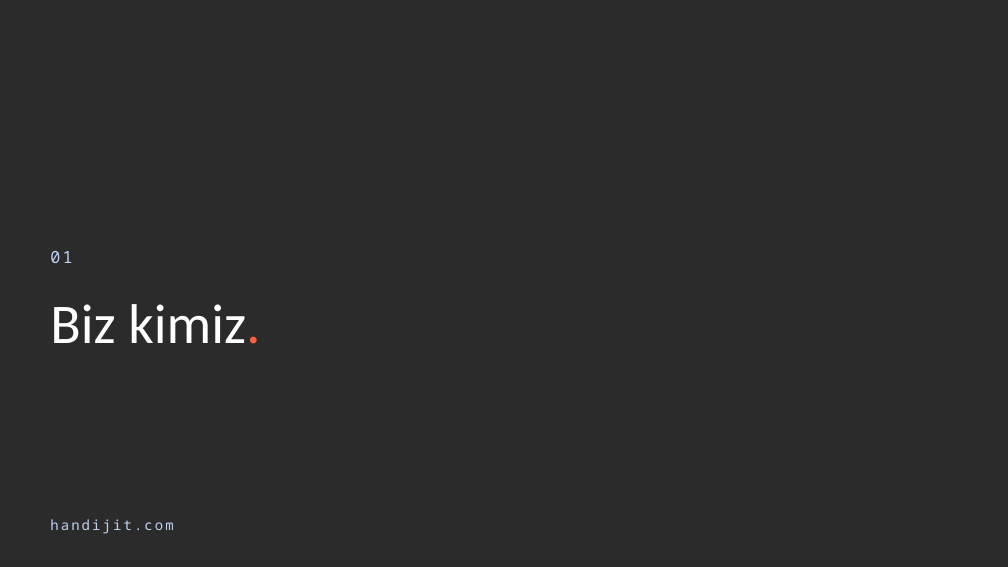
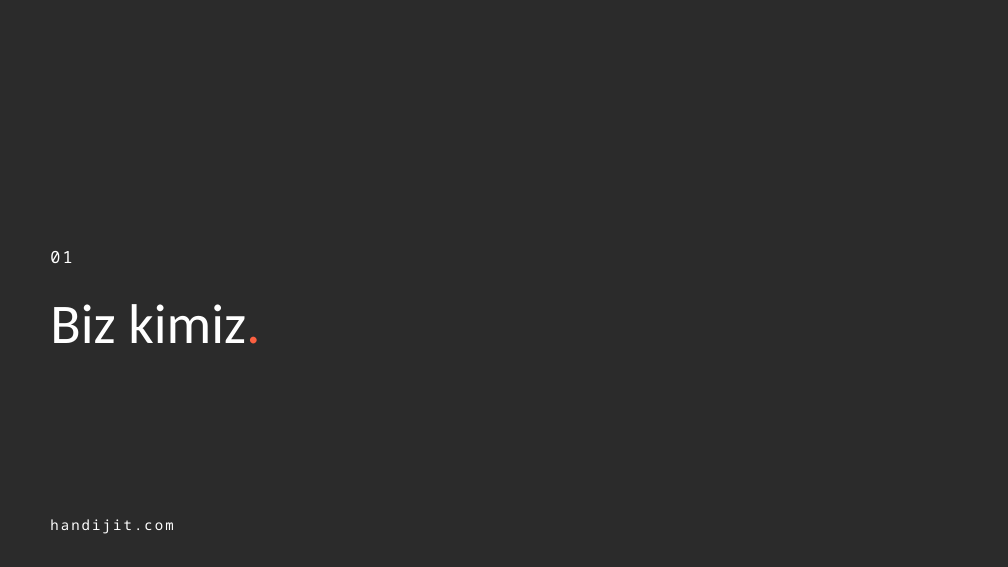
Before and after one commit to ahmetilhn/handijit-corporate-identity, a slide deck: slide 2 of 05-ofis/sunum-sablonu-16x9.pptx. Drawn at 1008x567 pixels with LibreOffice and Linux fonts; fonts in the diff are those of the drawing; background and template pictures are left out; a plain dark background stands for a picture behind light text. Boxes give left, top, right and bottom in pixels: in the first picture for what was removed or moved away, otherwise in the second. Text is boxed around its words. In the diff, an @@ line names an element or a change of style, - is before the commit and + after.

```diff
--- a/05-ofis/sunum-sablonu-16x9.pptx
+++ b/05-ofis/sunum-sablonu-16x9.pptx
@@ text "01" at (x1=50, y1=251, x2=72, y2=263): text colour #BFD2F3 to #FFFFFF @@
@@ text "handijit.com" at (x1=50, y1=519, x2=173, y2=534): text colour #BFD2F3 to #FFFFFF @@
```
Also in this commit, not shown: 2 other slides changed, 1 slide added, 1 slide removed, 55 other files.
